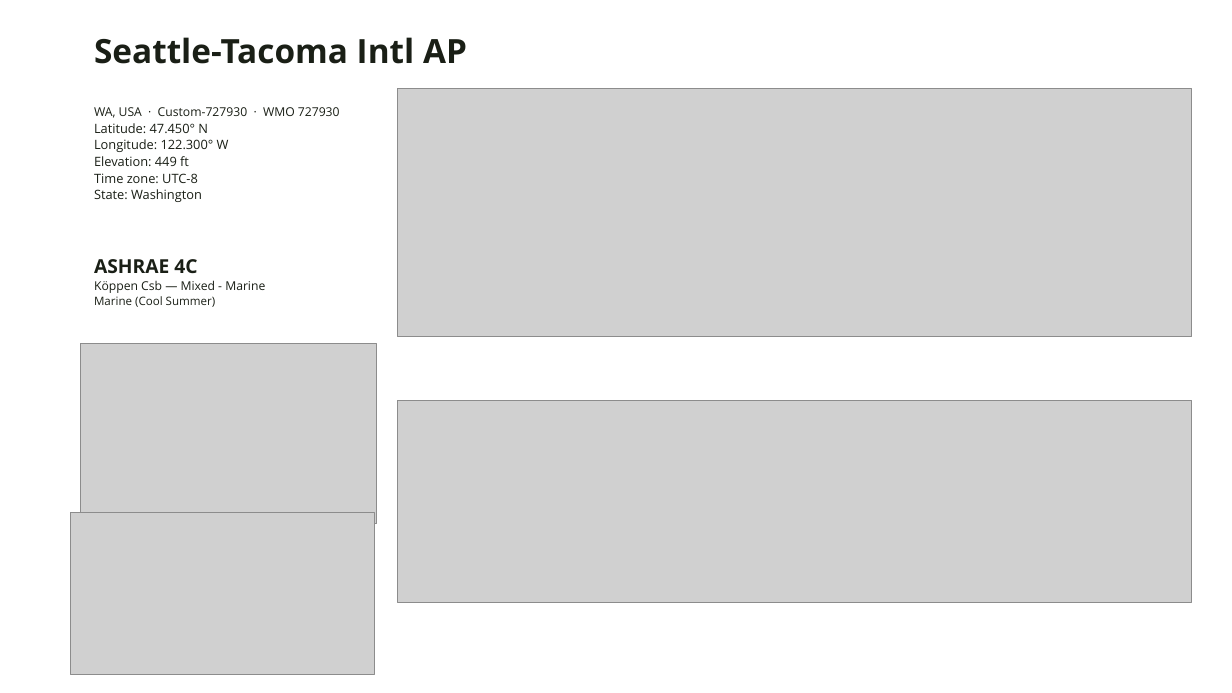
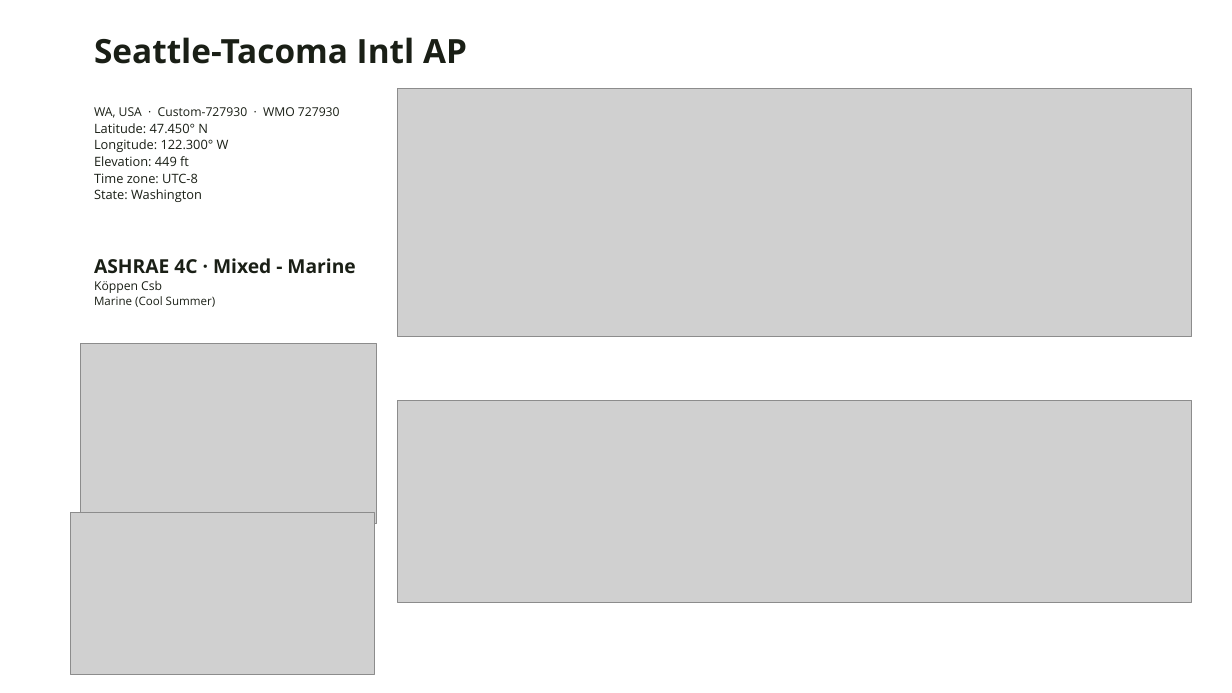
Before and after one commit to A2Efficiency/EXT-epwvis, a slide deck: slide 10 of out/climate-deck.pptx. Drawn at 1232x693 pixels with LibreOffice and Linux fonts; fonts in the diff are those of the drawing; grey boxes stand for pictures; background and template pictures are left out. Boxes give left, top, right and bottom in pixels: in the first picture for what was removed or moved away, otherwise in the second. Text is boxed around its words. In the diff, an @@ line names an element or a change of style, - is before the commit and + after.

```diff
--- a/out/climate-deck.pptx
+++ b/out/climate-deck.pptx
@@ text at (x1=94, y1=258, x2=355, y2=293): text changed; size 9.5 to 15 pt; bold on @@
-ASHRAE 4C
-Köppen Csb — Mixed - Marine
+ASHRAE 4C · Mixed - Marine
+Köppen Csb
```
Also in this commit, not shown: 7 other slides changed, 8 other files.
